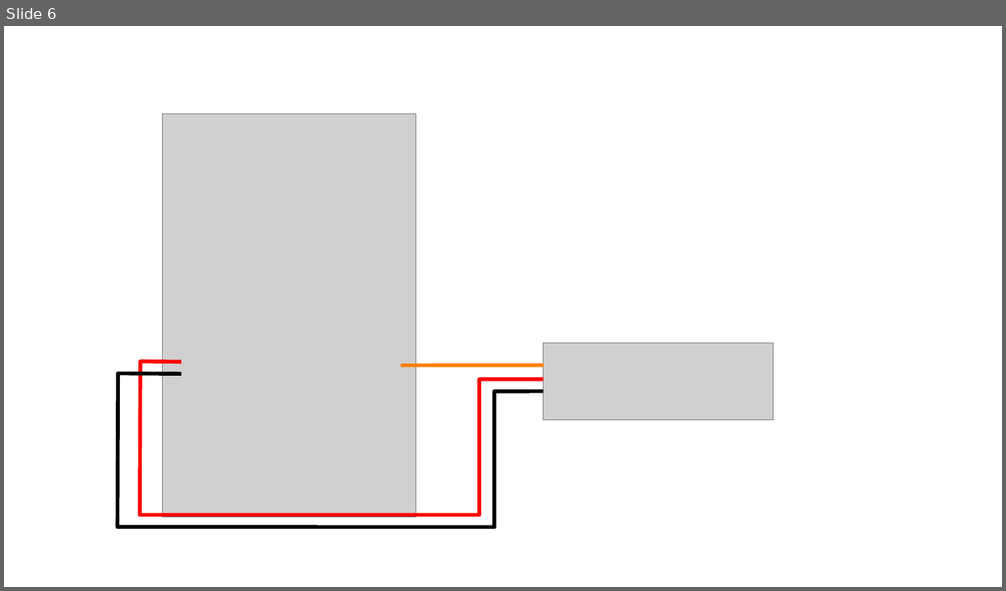
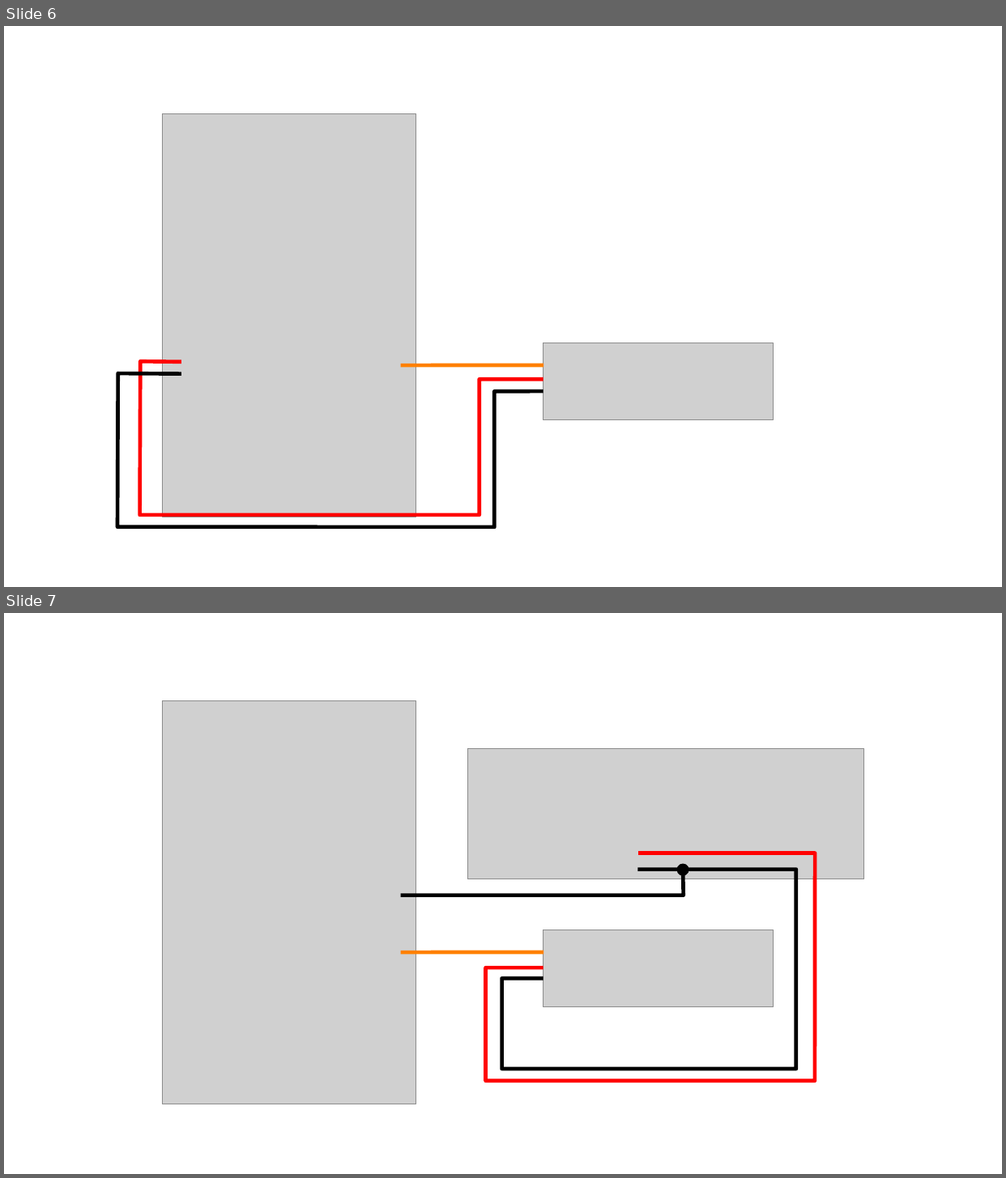
Before and after one commit to QuirkyCort/tutorials, a slide deck: assets/drawings.odp. Shown one above the other, each under a label of ours: slide 6 before the commit, slides 6 and 7 after it. The pictures are 1006x591 and 1006x1178 pixels, drawn with LibreOffice and Linux fonts; fonts in the diff are those of the drawing; grey boxes stand for pictures. Boxes give left, top, right and bottom in pixels: in the first picture for what was removed or moved away, otherwise in the second. Text is boxed around its words. In the diff, an @@ line names an element or a change of style, - is before the commit and + after.

```diff
--- a/assets/drawings.odp
+++ b/assets/drawings.odp
@@ slide 7 added at <box>4,613,1002,1174</box>, background #FFFFFF @@
@@ picture added at <box>163,700,416,1105</box> @@
@@ picture added at <box>467,749,864,879</box> @@
@@ freeform shape added at <box>486,853,816,1081</box>, outline #FF0000 3 pt @@
@@ freeform shape added at <box>401,869,683,896</box>, outline #000000 3 pt @@
@@ freeform shape added at <box>502,869,796,1069</box>, outline #000000 3 pt @@
@@ ellipse added at <box>677,864,689,876</box>, fill #000000 @@
@@ line added from (543, 952) to (401, 952), #FF8000 3 pt @@
@@ picture added at <box>543,930,774,1007</box> @@
```
Also in this commit, not shown: 1 other slide added, 30 other files.
